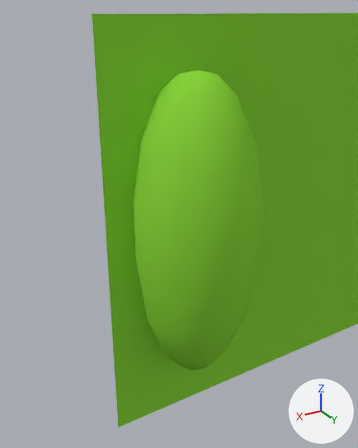
An edit to the Blender file kendzi.josm.plugin3d/models/obj/trees.blend, drawn before and after from the same camera.
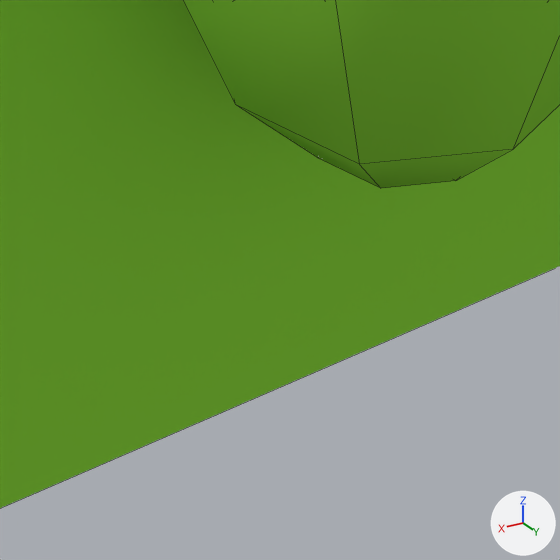
Each version appears first whole from a camera (50 mm lens) standing at (1.12, 1.73, 1.93) and looking at (-0.09, -0.29, 0.92), and next in a close-up on the part from 35% to 62% of the width and 76% to 97% of the height. The lights are fixed; the arrows at lower right show +X, +Y and +Z. The close-ups show mesh edges as thin lines.

Before the edit, the objects in view are built like this:
```python
me_circle_005 = bpy.data.meshes.new('Circle.005')
me_circle_005.from_pydata(...)  # 66 vertices, 72 faces; spans x -0.298..0.298, y -0.95..0.494, z -0.298..0.298
me_circle_005.polygons.foreach_set('use_smooth', [True] * 72)
me_circle_005.materials.append(mat_zielony)  # its picture is missing
me_plane = bpy.data.meshes.new('Plane')
me_plane.from_pydata([(1.0, 1.0, 0.0), (1.0, -1.0, 0.0), (-1.0, -1.0, 0.0), (-1.0, 1.0, 0.0)], [], [(0, 3, 2, 1)])
me_plane.materials.append(mat_zielony)  # its picture is missing
ob_plane = bpy.data.objects.new('Plane', me_plane)
ob_plane.location = (-2.488, -0.133, 0.915)
ob_plane.rotation_euler = (-1.571, 0.0, 0.0)  # degrees (-90, 0, 0)
ob_plane.scale = (2.87, 1.0, 1.0)
ob_tree_a = bpy.data.objects.new('Tree A', me_circle_005)
ob_tree_a.location = (0.0, 0.0, 1.215)
ob_tree_a.rotation_euler = (1.571, 0.0, 0.0)  # degrees (90, 0, 0)
```
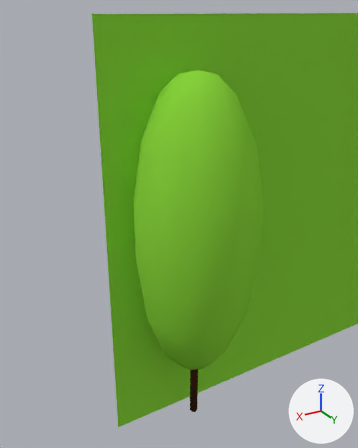
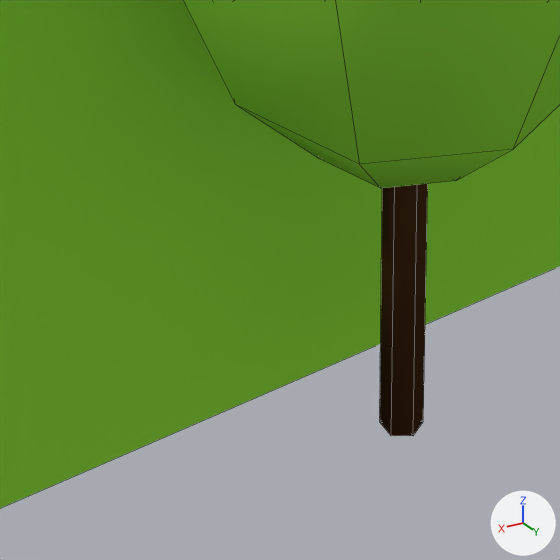
Boxes [x1, y1, x2, y2] around the edits, measured in the close-ups (560 x 560 px):
'root', added: after [380, 184, 428, 436]

Edits to the bpy script that builds the scene:
```text
Add mat_pien:
    mat_pien = diffuse_material('Pien')
    mat_pien.base_color = (0.055, 0.0231, 0.00954)  # brown #422a19
Add me_cylinder_001:
    me_cylinder_001.from_pydata(...)  # a 6-sided cylinder along z spanning x -0.017..0.017, y -0.02..0.02, z -1.0..-0.43
    me_cylinder_001.polygons.foreach_set('use_smooth', [True] * 18)
    me_cylinder_001.materials.append(mat_pien)  # brown #422a19
Add ob_root:
    ob_root = bpy.data.objects.new('root', me_cylinder_001)
    ob_root.location = (-0.004, 0.0, 0.957)
```
